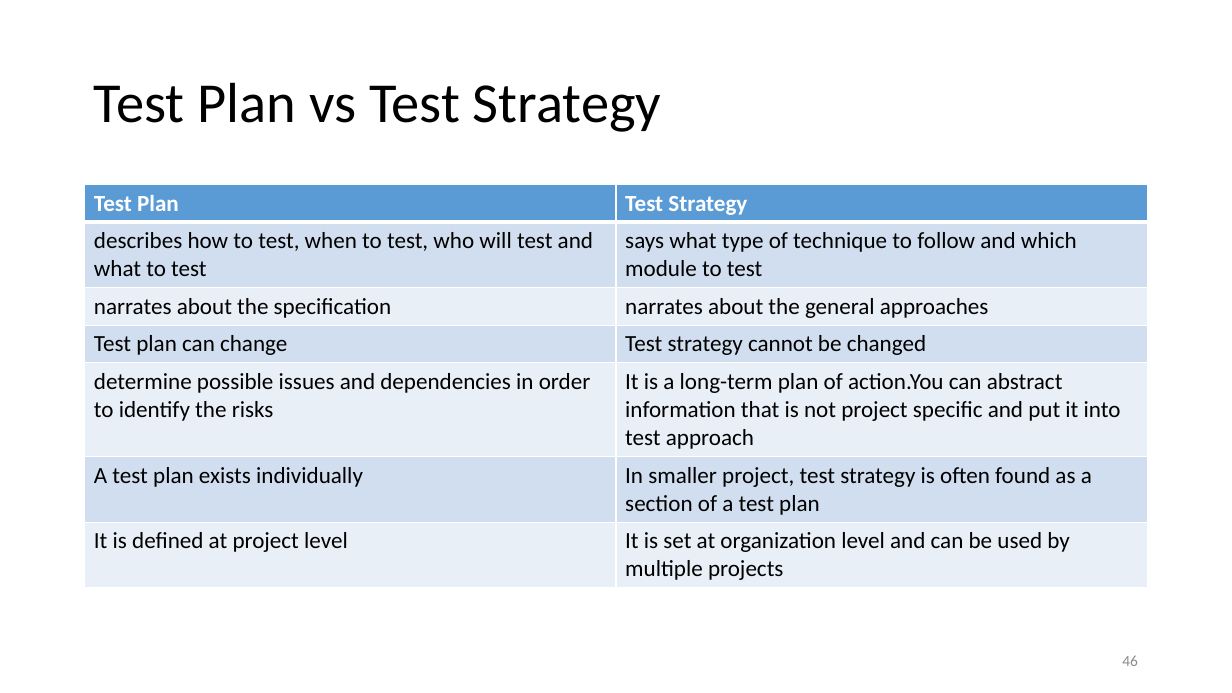
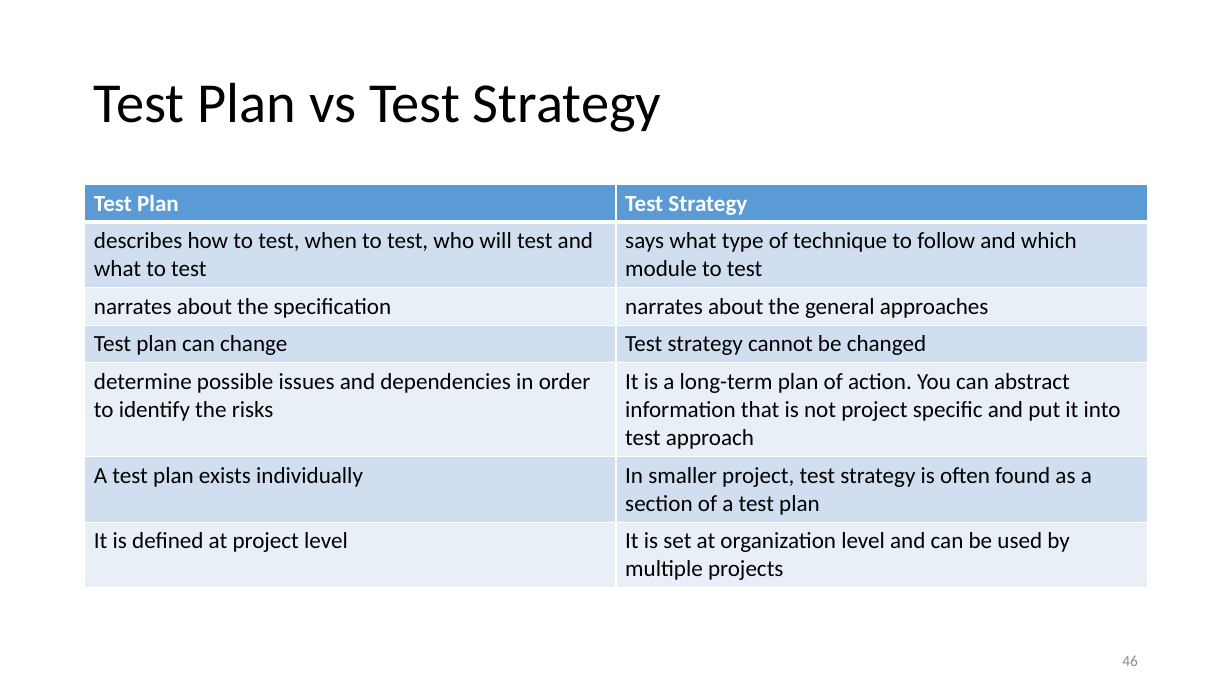
Before and after one commit to malenezi/malenezi, a slide deck: slide 46 of SE401/Lectures/3-Software Testing Life Cycle/Software Testing Life Cycle (STLC).pptx. Drawn at 1232x693 pixels with LibreOffice and Linux fonts; fonts in the diff are those of the drawing. Boxes give left, top, right and bottom in pixels: in the first picture for what was removed or moved away, otherwise in the second. Text is boxed around its words. In the diff, an @@ line names an element or a change of style, - is before the commit and + after.

```diff
--- a/SE401/Lectures/3-Software Testing Life Cycle/Software Testing Life Cycle (STLC).pptx
+++ b/SE401/Lectures/3-Software Testing Life Cycle/Software Testing Life Cycle (STLC).pptx
@@ table at (85,185,1148,584) @@
-row 5, column 2: It is a long-term plan of action.You can abstract information that is not project specific and put it into test approach
+row 5, column 2: It is a long-term plan of action. You can abstract information that is not project specific and put it into test approach
```
Also in this commit, not shown: 1 other slide changed, 2 other files.
